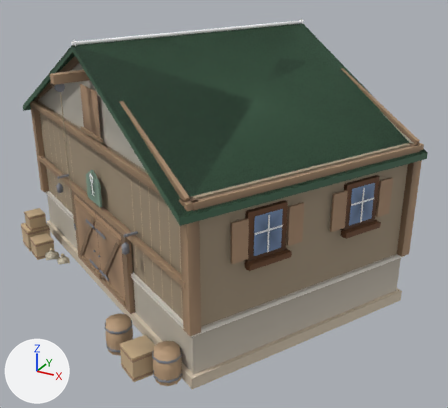
A saved change to the glTF model public/models/village-p3/warehouse_hq.glb.
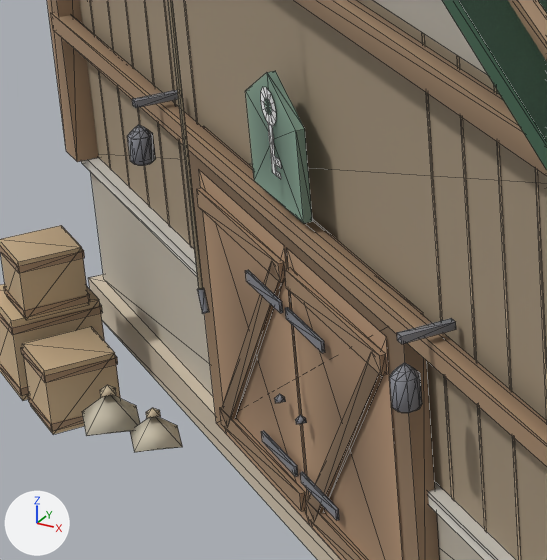
Old and new are each drawn whole from a 50 mm lens placed at (22.02, 10.7, 9.29), pointed at (14.22, 24.88, 2.2) and again close up on the part from 5% to 36% of the width and 37% to 71% of the height. The lights are fixed; the arrows at lower left show +X, +Y and +Z. The last two pictures show the newer version. The close-ups show mesh edges as thin lines. Vertices at exactly the same position are counted once.

Names of what the first close-up shows: 'Ware_gold', 'Ware_props', 'Ware_roof', 'Ware_stone'.
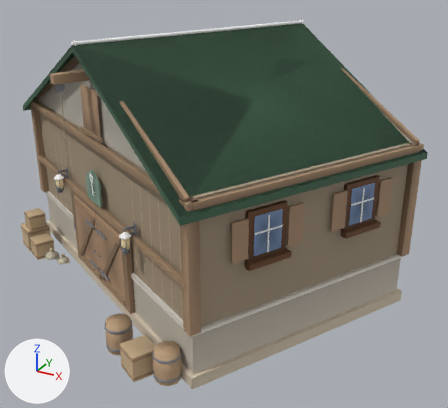
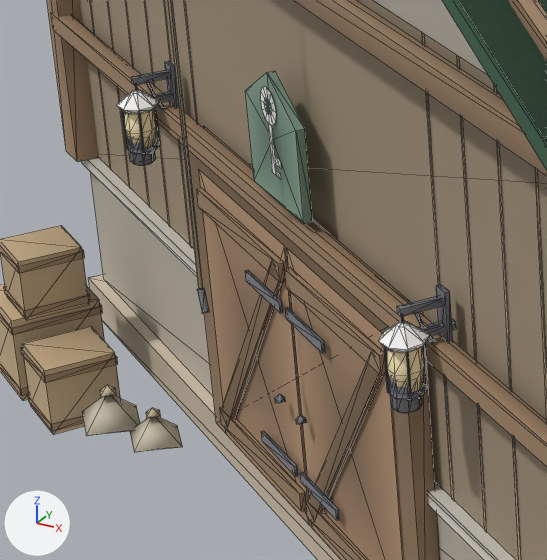
Location of each change, [x1, y1, x2, y2] in pixels of the close-ups (547 x 560 px):
'Ware_gold', reshaped: before [261, 87, 281, 179]; after [117, 87, 430, 352]
'Ware_glow', reshaped (not visible before): after [124, 110, 425, 393]
part 1 of me_ware_gold, added: after [117, 90, 159, 114]
part 2 of me_ware_gold, added: after [378, 321, 430, 352]
part 3 of me_ware_props, added: after [131, 70, 170, 85]
part 4 of me_ware_props, added: after [397, 295, 443, 317]
part 5 of me_ware_props, added: after [121, 61, 179, 155]
part 6 of me_ware_props, added: after [384, 284, 453, 400]
part 7 of me_ware_props, edited (looks the same): [128, 0, 487, 532] in both
part 8 of me_ware_glow, added: after [124, 110, 156, 149]
part 9 of me_ware_glow, added: after [387, 348, 425, 393]

What the commit changed:
me_ware_gold is used by ob_ware_gold; location (0.0, 0.0, 0.0).
me_ware_gold had 171 vertices, 196 faces and spanned x 8.31..18.54, y 21.41..29.51, z 2.85..6.97.
me_ware_gold now has 223 vertices, 292 faces and spans x 8.31..18.54, y 20.85..29.51, z 2.74..6.97.
me_ware_gold part 1: a new loose piece of 26 vertices spanning x 9.59..9.89, y 22.96..23.26, z 2.74..2.87, in mat_vp3_warehouse_gold.
me_ware_gold part 2: a new loose piece of 26 vertices spanning x 13.56..13.86, y 20.85..21.15, z 2.74..2.87, in mat_vp3_warehouse_gold.
me_ware_props is used by ob_ware_props; location (0.0, 0.0, 0.0).
me_ware_props had 942 vertices, 1171 faces and spanned x 7.49..19.29, y 19.53..30.45, z 0.0..6.72.
me_ware_props now has 1112 vertices, 1431 faces and spans x 7.49..19.29, y 19.53..30.45, z 0.0..6.72.
me_ware_props part 3: the loose piece of 8 vertices spanning x 9.7..9.92, y 23.07..23.41, z 2.75..2.8 is copied, and the copy is scaled about its middle by (0.794, 0.799, 1), then moved by (-0.01, -0.02, 0.17); it spans x 9.71..9.88, y 23.08..23.35, z 2.92..2.97.
me_ware_props part 4: the loose piece of 8 vertices spanning x 13.67..13.89, y 20.96..21.3, z 2.75..2.8 is copied, and the copy is scaled about its middle by (0.794, 0.799, 1), then moved by (-0.01, -0.02, 0.17); it spans x 13.69..13.86, y 20.97..21.24, z 2.92..2.97.
me_ware_props part 5: 77 vertices added at x 9.62..9.93, y 22.99..23.39, z 2.36..3.02.
me_ware_props part 6: 77 vertices added at x 13.59..13.9, y 20.88..21.28, z 2.36..3.02.
me_ware_props part 7: 109 kept faces spanning x 9.65..14.07, y 20.9..23.55, z 1.45..4.5 get new vertex colours; the middle colour goes from grey #7d7f87 to dark grey #63656c.
me_ware_glow is used by ob_ware_glow; location (0.0, 0.0, 0.0).
me_ware_glow had 36 vertices, 64 faces and spanned x 9.66..13.78, y 20.92..23.18, z 2.34..2.53.
me_ware_glow now has 88 vertices, 160 faces and spans x 9.63..13.82, y 20.89..23.22, z 2.34..2.74.
me_ware_glow part 8: a new loose piece of 26 vertices spanning x 9.63..9.85, y 23.0..23.22, z 2.43..2.74, in mat_vp3_warehouse_glow.
me_ware_glow part 9: a new loose piece of 26 vertices spanning x 13.6..13.82, y 20.89..21.11, z 2.43..2.74, in mat_vp3_warehouse_glow.
